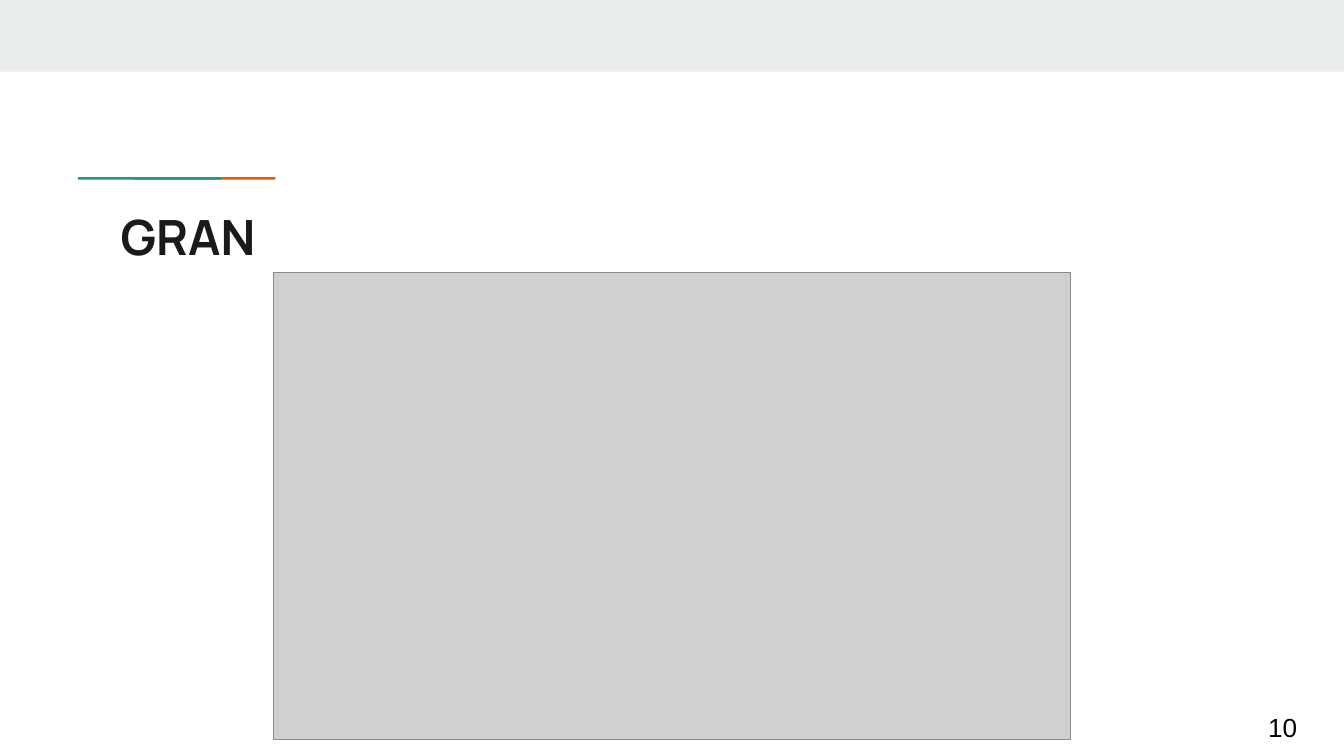
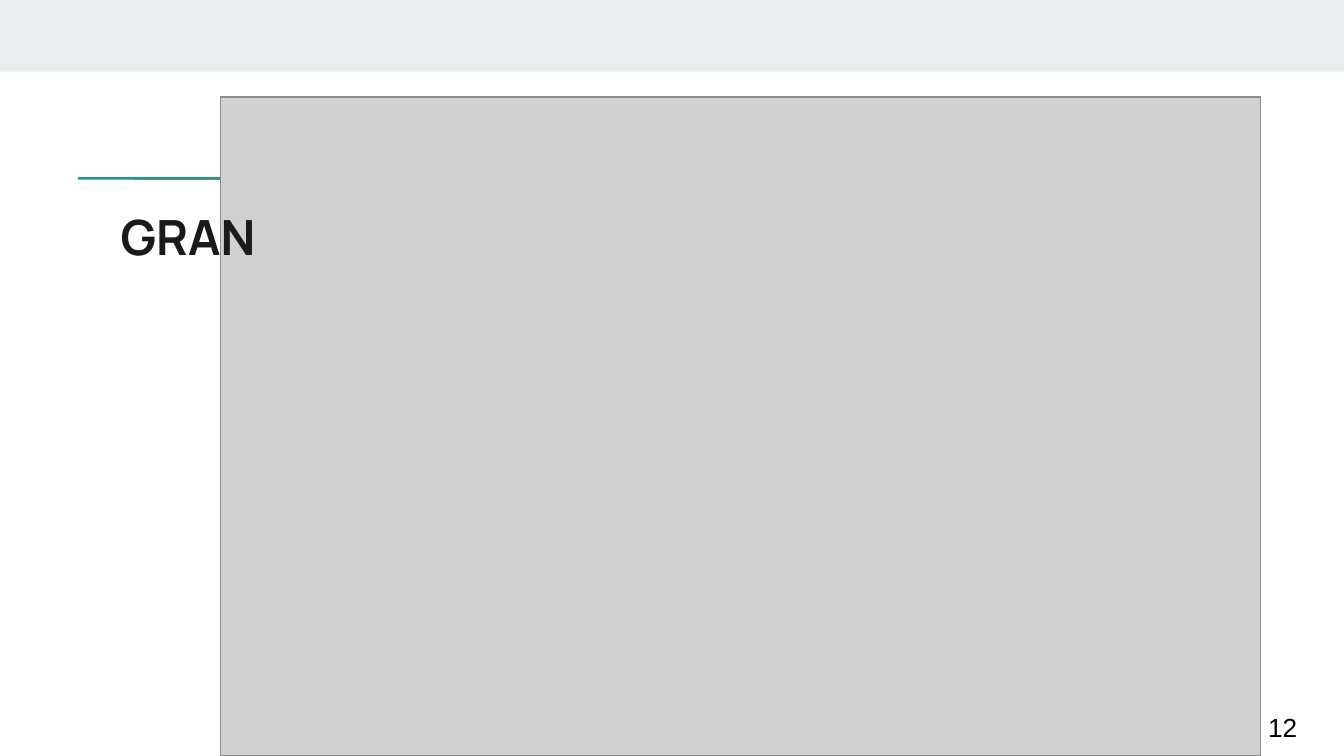
Before and after one commit to jodokae/cmput663-cpp-replic, a slide deck: slide 12 of presentation/Presentation-A2.pptx (slide 10 before the commit). Drawn at 1344x756 pixels with LibreOffice and Linux fonts; fonts in the diff are those of the drawing; grey boxes stand for pictures. Boxes give left, top, right and bottom in pixels: in the first picture for what was removed or moved away, otherwise in the second. Text is boxed around its words. In the diff, an @@ line names an element or a change of style, - is before the commit and + after.

```diff
--- a/presentation/Presentation-A2.pptx
+++ b/presentation/Presentation-A2.pptx
@@ picture: place and size @@
-picture at [273,273,1070,741]
+picture at [220,97,1261,755]
@@ page number at [1268,718,1297,737]: text changed @@
-10
+12
```
Also in this commit, not shown: 9 other slides changed, 1 slide added, 1 other file.
